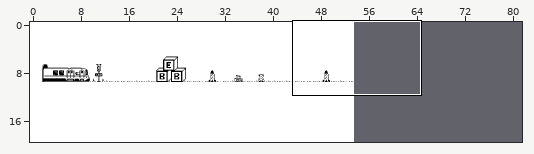
One commit to this Tiled map: tiled/maps/map-2-enfance.tmx. Above: a wide view before the commit, with the close-up outlined.
Close-up. The starting point:
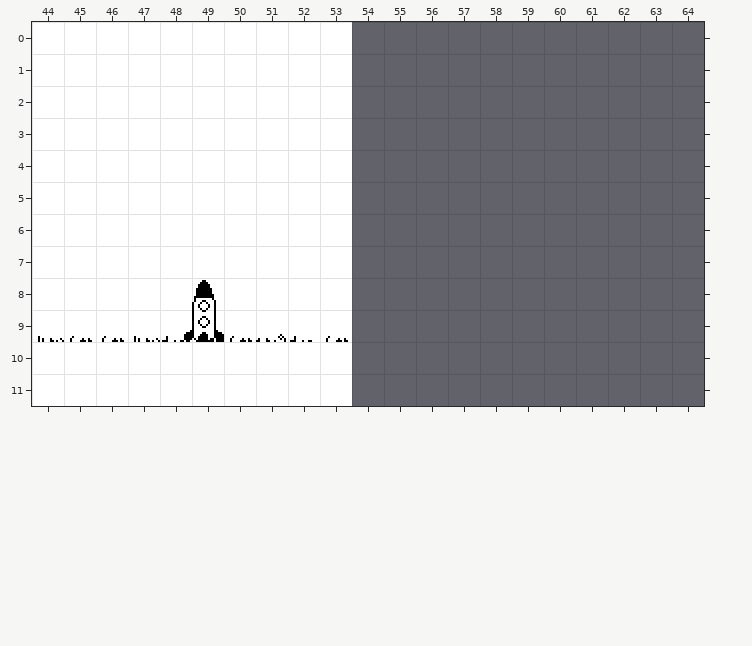
Cells are 16x16 px. Shown: x 44..64, y 0..11. The commit also changed other parts of the map, which this record leaves out.
New version:
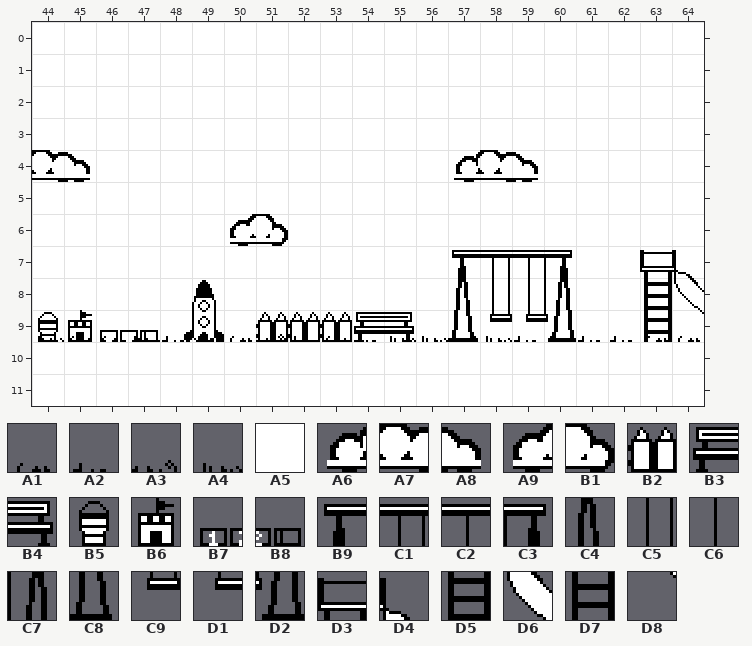
Key: from "Tileset": A1 70, A2 71, A3 72, A4 73, A5 74; from "Tileset-enfance": A6 0, A7 1, A8 2, A9 3, B1 4, B2 9, B3 10, B4 11, B5 72, B6 73, B7 74, B8 75, B9 76, C1 77, C2 78, C3 79, C4 92, C5 93, C6 94, C7 95, C8 108, C9 109, D1 110, D2 111, D3 112, D4 113, D5 128, D6 129, D7 144, D8 145.
__ is an empty cell.
Edits made:
Layer "bg":
There is now tile A5 in rows 0 to 9 at x 54 to 64.
Layer "bg2":
There is now tile A6 in row 4 at x 57.
There is now tile A7 in row 4 at x 44 and 58.
There is now tile A8 in row 4 at x 45 and 59.
There is now tile A9 in row 6 at x 50.
There is now tile B1 in row 6 at x 51.
There is now tile B2 in row 9 at x 51 to 53.
There is now tile B3 in row 9 at x 54.
There is now tile B4 in row 9 at x 55.
There is now tile B5 in row 9 at x 44.
There is now tile B6 in row 9 at x 45.
There is now tile B7 in row 9 at x 46.
There is now tile B8 in row 9 at x 47.
There is now tile B9 in row 7 at x 57.
There is now tile C1 in row 7 at x 58.
There is now tile C2 in row 7 at x 59.
There is now tile C3 in row 7 at x 60.
There is now tile C4 in row 8 at x 57.
There is now tile C5 in row 8 at x 58.
There is now tile C6 in row 8 at x 59.
There is now tile C7 in row 8 at x 60.
There is now tile C8 in row 9 at x 57.
There is now tile C9 in row 9 at x 58.
There is now tile D1 in row 9 at x 59.
There is now tile D2 in row 9 at x 60.
There is now tile D3 in row 7 at x 63.
There is now tile D4 in row 7 at x 64.
There is now tile D5 in row 8 at x 63.
There is now tile D6 in row 8 at x 64.
There is now tile D7 in row 9 at x 63.
There is now tile D8 in row 9 at x 64.
Layer "sol":
There is now tile A5 in rows 10 to 11 at x 54 to 64.
Layer "devant":
There is now tile A1 in row 9 at x 63 to 64.
There is now tile A2 in row 9 at x 54, 59 and 61 to 62.
There is now tile A3 in row 9 at x 57.
There is now tile A4 in row 9 at x 55 to 56, 58 and 60.
Boxes around the changes in both close-ups, in picture pixels (x1, y1, x2, y2):
added: (230, 22, 704, 406)
added: (32, 150, 90, 182)
added: (38, 310, 158, 342)
